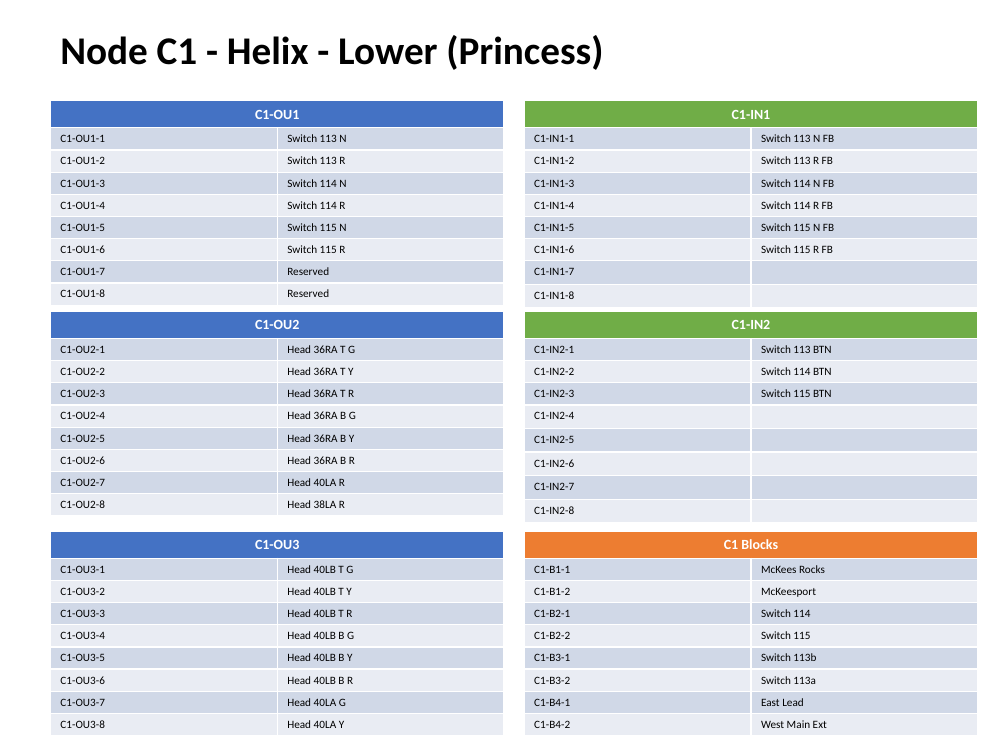
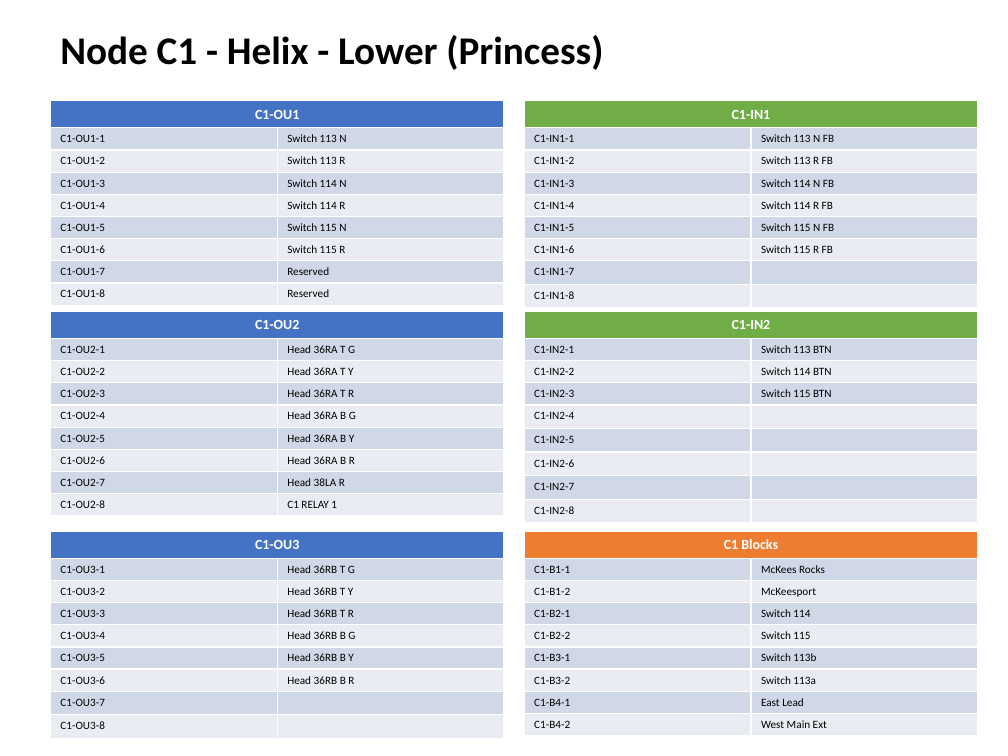
Before and after one commit to lnevo/hart, a slide deck: slide 3 of docs/wiring/Wiring_Schematic.pptx. Drawn at 1008x756 pixels with LibreOffice and Linux fonts; fonts in the diff are those of the drawing. Boxes give left, top, right and bottom in pixels: in the first picture for what was removed or moved away, otherwise in the second. Text is boxed around its words. In the diff, an @@ line names an element or a change of style, - is before the commit and + after.

```diff
--- a/docs/wiring/Wiring_Schematic.pptx
+++ b/docs/wiring/Wiring_Schematic.pptx
@@ table at [50,311,504,512] @@
-row 8, column 2: Head 40LA R
+row 8, column 2: Head 38LA R
-row 9, column 2: Head 38LA R
+row 9, column 2: C1 RELAY 1
@@ table at [50,531,504,733] @@
-row 2, column 2: Head 40LB T G
+row 2, column 2: Head 36RB T G
-row 3, column 2: Head 40LB T Y
+row 3, column 2: Head 36RB T Y
-row 4, column 2: Head 40LB T R
+row 4, column 2: Head 36RB T R
-row 5, column 2: Head 40LB B G
+row 5, column 2: Head 36RB B G
-row 6, column 2: Head 40LB B Y
+row 6, column 2: Head 36RB B Y
-row 7, column 2: Head 40LB B R
+row 7, column 2: Head 36RB B R
-row 8, column 2: Head 40LA G
+row 8, column 2: 
-row 9, column 2: Head 40LA Y
+row 9, column 2: 
```
Also in this commit, not shown: 6 other slides changed, 14 other files.
